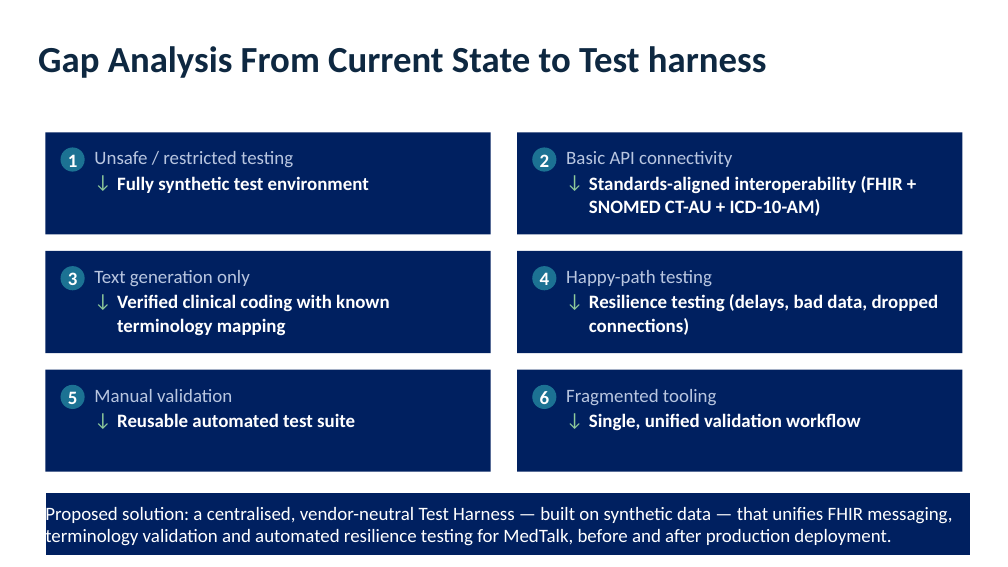
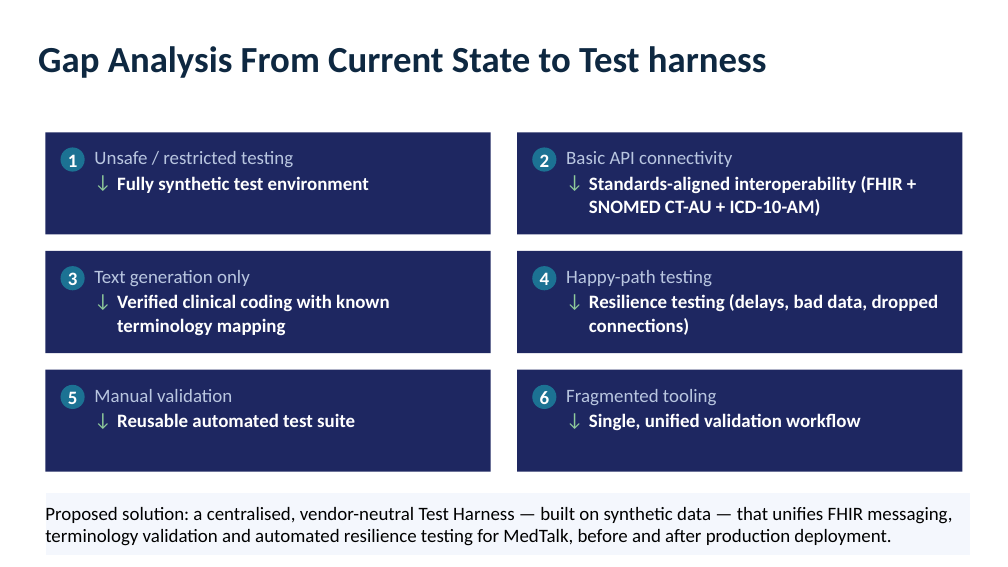
Before and after one commit to SkinnySeal17/HEAALTHCARE_SYSTEM, a slide deck: slide 12 of DOCUMENTS/Presentation_Assignment2.pptx. Drawn at 1008x567 pixels with LibreOffice and Linux fonts; fonts in the diff are those of the drawing. Boxes give left, top, right and bottom in pixels: in the first picture for what was removed or moved away, otherwise in the second. Text is boxed around its words. In the diff, an @@ line names an element or a change of style, - is before the commit and + after.

```diff
--- a/DOCUMENTS/Presentation_Assignment2.pptx
+++ b/DOCUMENTS/Presentation_Assignment2.pptx
@@ fill #002060 to #1E2761 in 6 elements at bbox=[45, 132, 491, 234], bbox=[517, 132, 963, 234], bbox=[45, 251, 491, 353], bbox=[517, 251, 963, 353], bbox=[45, 370, 491, 472], bbox=[517, 370, 963, 472] @@
@@ rectangle "Proposed solution: a centralised, vendor-neutral ..." at bbox=[45, 492, 970, 556]: text colour #FFFFFF to #000000; fill #002060 to #F4F7FD @@
```
Also in this commit, not shown: 9 other slides changed, 4 slides added, 3 slides removed.
